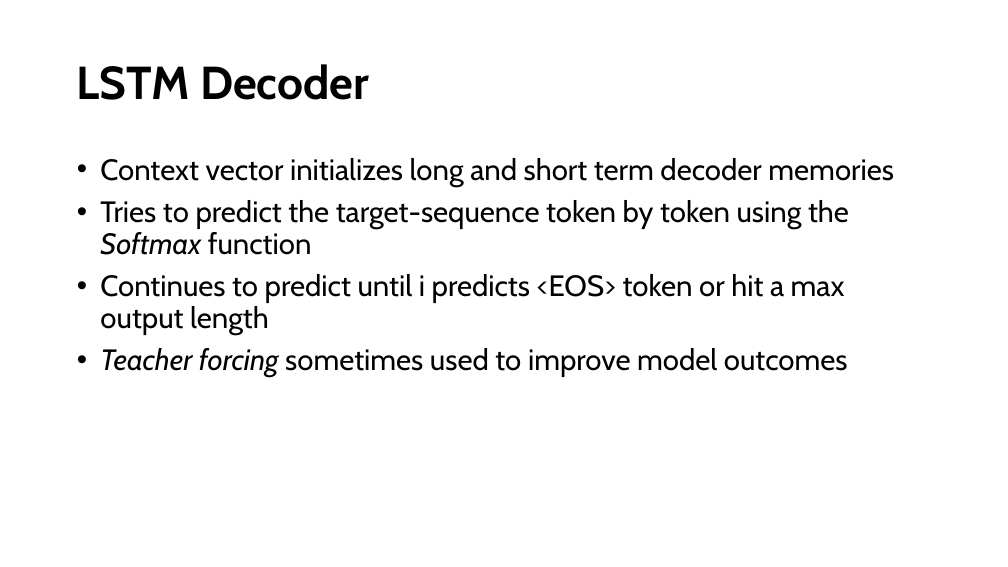
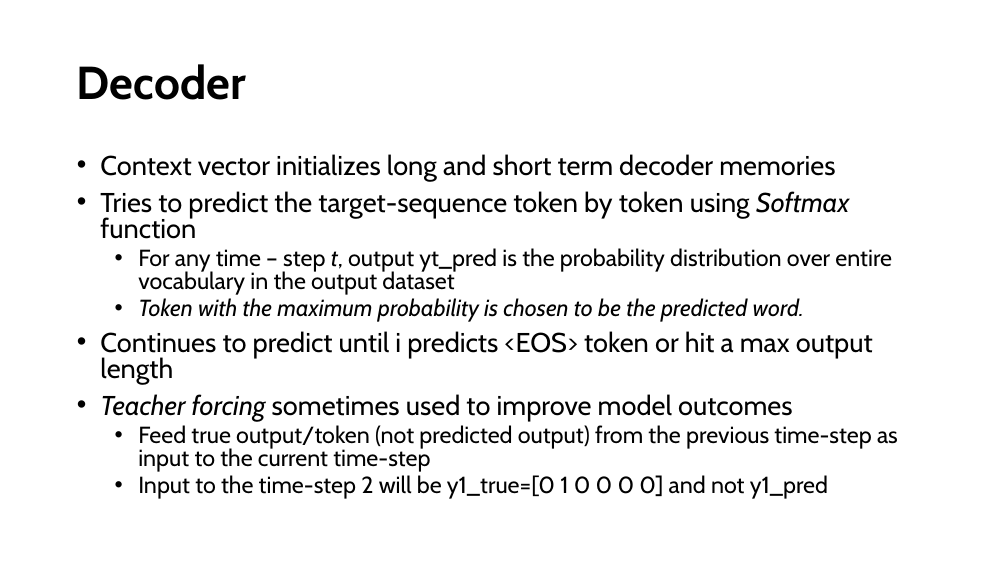
Before and after one commit to gvplacencia/nlp, a slide deck: slide 10 of Seq2Seq.pptx. Drawn at 1008x567 pixels with LibreOffice and Linux fonts; fonts in the diff are those of the drawing. Boxes give left, top, right and bottom in pixels: in the first picture for what was removed or moved away, otherwise in the second. Text is boxed around its words. In the diff, an @@ line names an element or a change of style, - is before the commit and + after.

```diff
--- a/Seq2Seq.pptx
+++ b/Seq2Seq.pptx
@@ title at [77,64,246,100]: text changed @@
-LSTM Decoder
+Decoder
@@ text at [100,154,873,421]: size 28 to 25.9 pt in "Context vector initializes long and short term ...", "Continues to predict until i predicts <EOS> ...", "Teacher forcing sometimes used to improve model ..."; line spacing 0.9 to 0.8 @@
@@ text at [100,191,892,322]: text changed; size 28 to 22.2 pt @@
-• Tries to predict the target-sequence token by token using the Softmax function
+• Tries to predict the target-sequence token by token using Softmax function
+  • For any time – step t, output yt_pred is the probability distribution over entire vocabulary in the output dataset
+  • Token with the maximum probability is chosen to be the predicted word.
@@ text at [138,425,898,499]: paragraphs added @@
+  • Feed true output/token (not predicted output) from the previous time-step as input to the current time-step
+  • Input to the time-step 2 will be y1_true=[0 1 0 0 0 0] and not y1_pred
```
Also in this commit, not shown: 4 other slides changed, 8 slides added.
